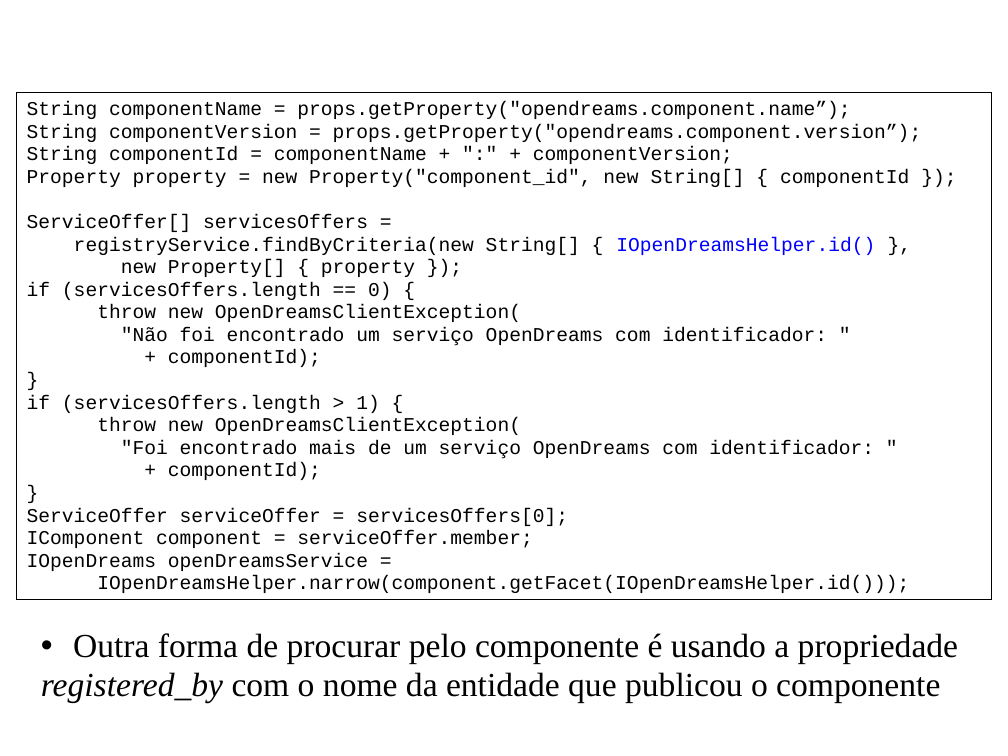
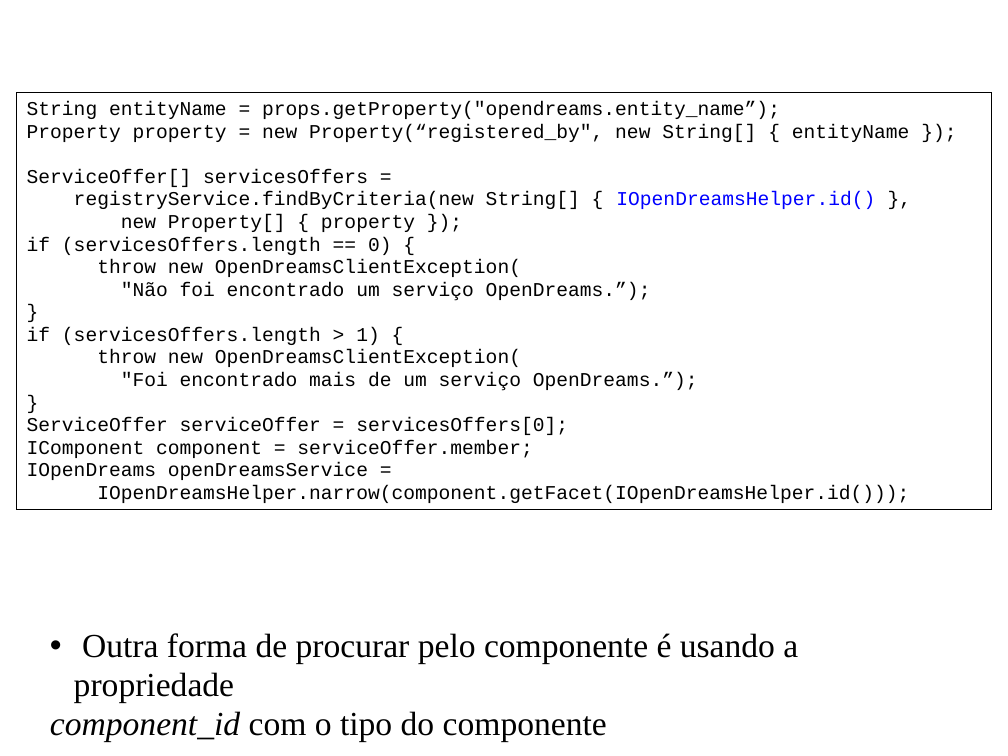
Before and after one commit to amadeubarbosa/openbus-core, a slide deck: slide 6 of docs/cursos/developer/2011-05-16_20-UFCG/java/14.OpenDreams_Java.ppt. Drawn at 1008x756 pixels with LibreOffice and Linux fonts; fonts in the diff are those of the drawing; background and template pictures are left out. Boxes give left, top, right and bottom in pixels: in the first picture for what was removed or moved away, otherwise in the second. Text is boxed around its words. In the diff, an @@ line names an element or a change of style, - is before the commit and + after.

Commit message:
[OPENBUS-1296] Diversas pequenas correções e/ou modificações nas apresentações. O código de obtenção de serviços não mais utiliza a propriedade component_id. Agora, é usada a propriedade registered_by. Além disso, procura um componente com todas as facetas necessárias, ao invés de realizar duas buscas, com apenas uma faceta de cada vez. Essas alterações foram feitas também no código de solução.

```diff
--- a/docs/cursos/developer/2011-05-16_20-UFCG/java/14.OpenDreams_Java.ppt
+++ b/docs/cursos/developer/2011-05-16_20-UFCG/java/14.OpenDreams_Java.ppt
@@ rectangle "String entityName = props.getProperty("opendreams.entity_nam ...": place and size @@
-rectangle "String entityName = props.getProperty("opendreams.entity_nam ..." at [17, 93, 992, 600]
+rectangle "String entityName = props.getProperty("opendreams.entity_nam ..." at [17, 93, 992, 510]
@@ text in rectangle at [27, 101, 910, 142]: text changed @@
-String componentName = props.getProperty("opendreams.component.name”);
-String componentVersion = props.getProperty("opendreams.component.version”);
-String componentId = componentName + ":" + componentVersion;
-Property property = new Property("component_id", new String[] { componentId });
+String entityName = props.getProperty("opendreams.entity_name”);
+Property property = new Property(“registered_by", new String[] { entityName });
@@ text in rectangle at [121, 282, 651, 301]: text changed @@
-"Não foi encontrado um serviço OpenDreams com identificador: "
-+ componentId);
+"Não foi encontrado um serviço OpenDreams.”);
@@ text in rectangle at [121, 372, 698, 391]: text changed @@
-"Foi encontrado mais de um serviço OpenDreams com identificador: "
-+ componentId);
+"Foi encontrado mais de um serviço OpenDreams.”);
@@ text "Outra forma de procurar pelo ...": place and size @@
-text "Outra forma de procurar pelo ..." at [41, 633, 958, 702]
+text "Outra forma de procurar pelo ..." at [50, 633, 798, 741]
@@ text at [50, 711, 607, 741]: text changed @@
-registered_by com o nome da entidade que publicou o componente f
+component_id com o tipo do componente f
```
Also in this commit, not shown: 1 other slide changed, 9 other files.
